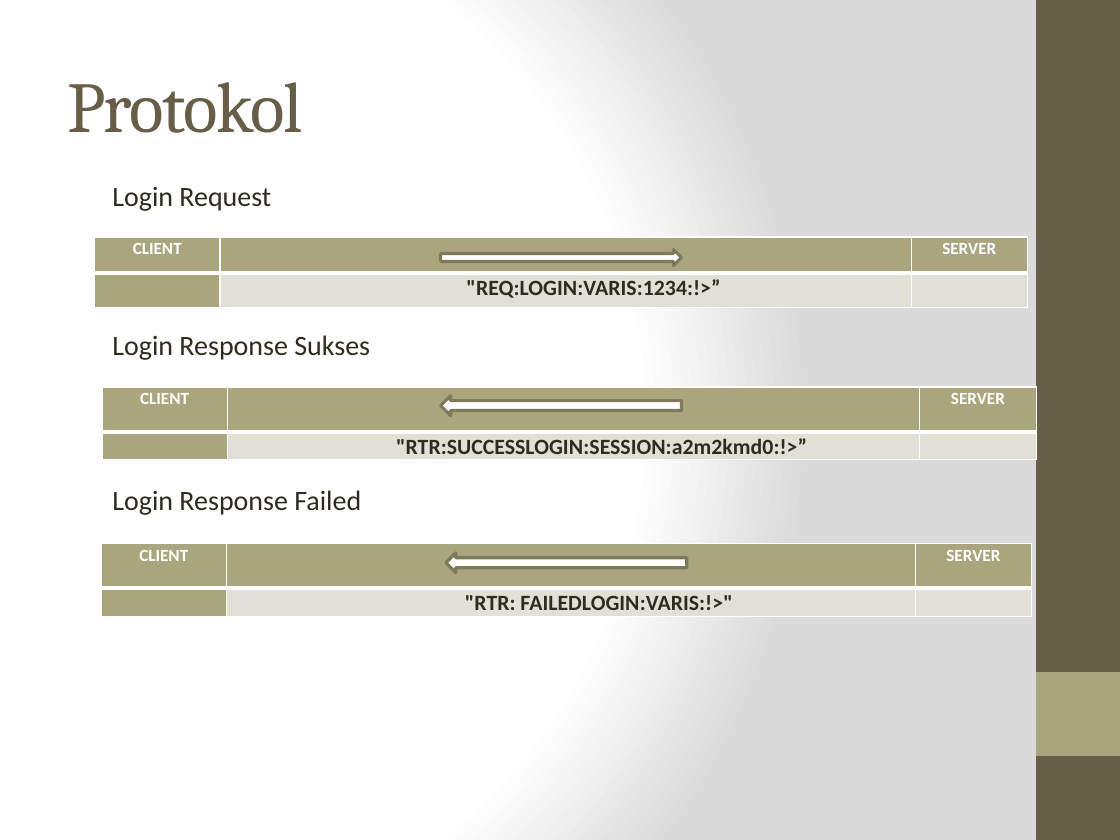
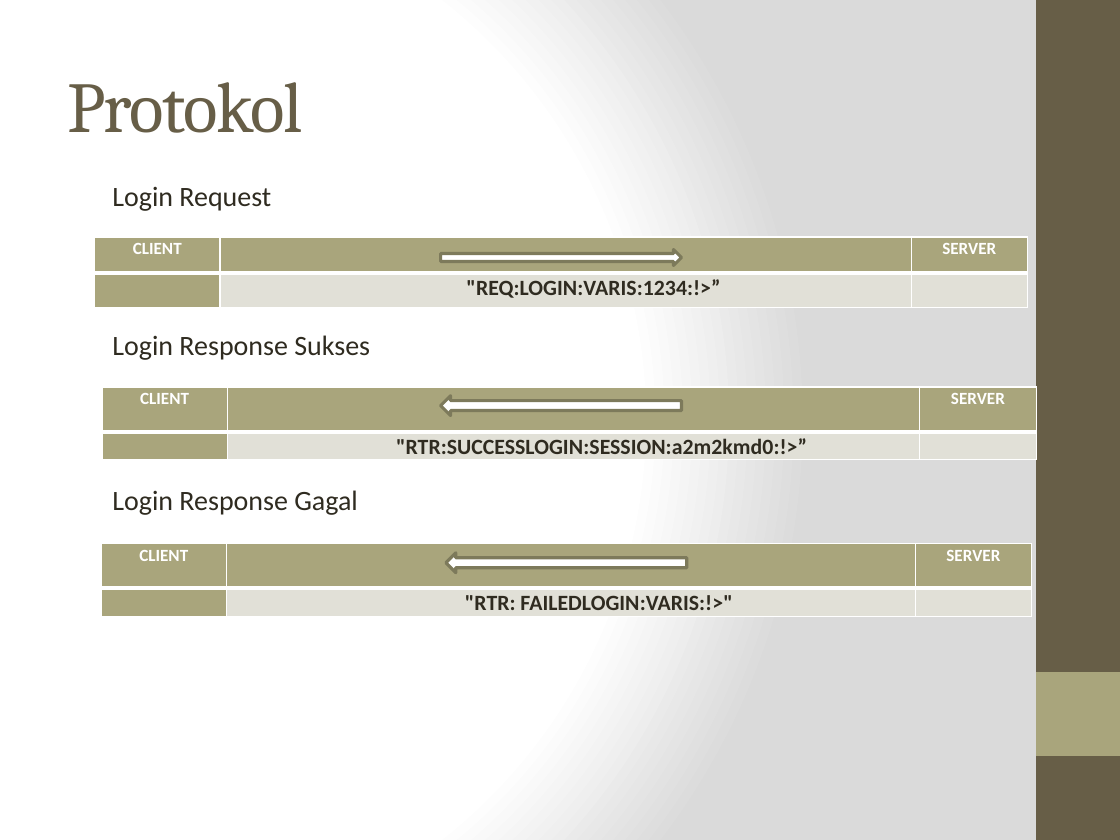
Before and after one commit to alvarisi/KIJ-chat, a slide deck: slide 3 of Presentasi.pptx. Drawn at 1120x840 pixels with LibreOffice and Linux fonts; fonts in the diff are those of the drawing. Boxes give left, top, right and bottom in pixels: in the first picture for what was removed or moved away, otherwise in the second. Text is boxed around its words. In the diff, an @@ line names an element or a change of style, - is before the commit and + after.

```diff
--- a/Presentasi.pptx
+++ b/Presentasi.pptx
@@ text at (x1=112, y1=490, x2=358, y2=515): text changed @@
-Login Response Failed
+Login Response Gagal
```
Also in this commit, not shown: 5 other slides changed, 3 slides added.
